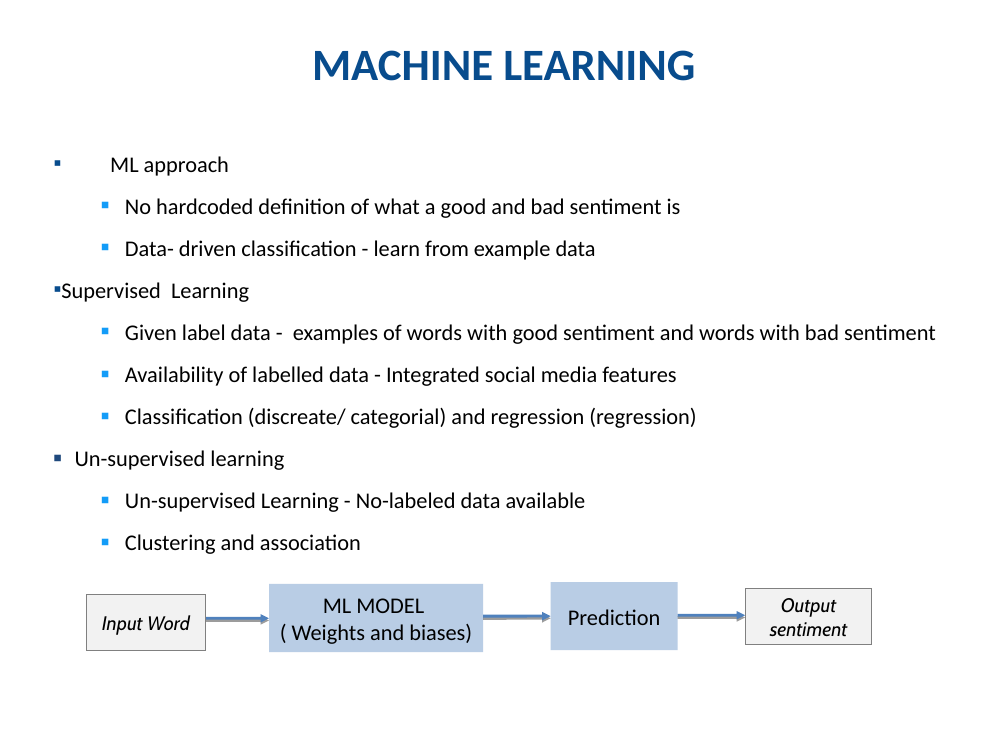
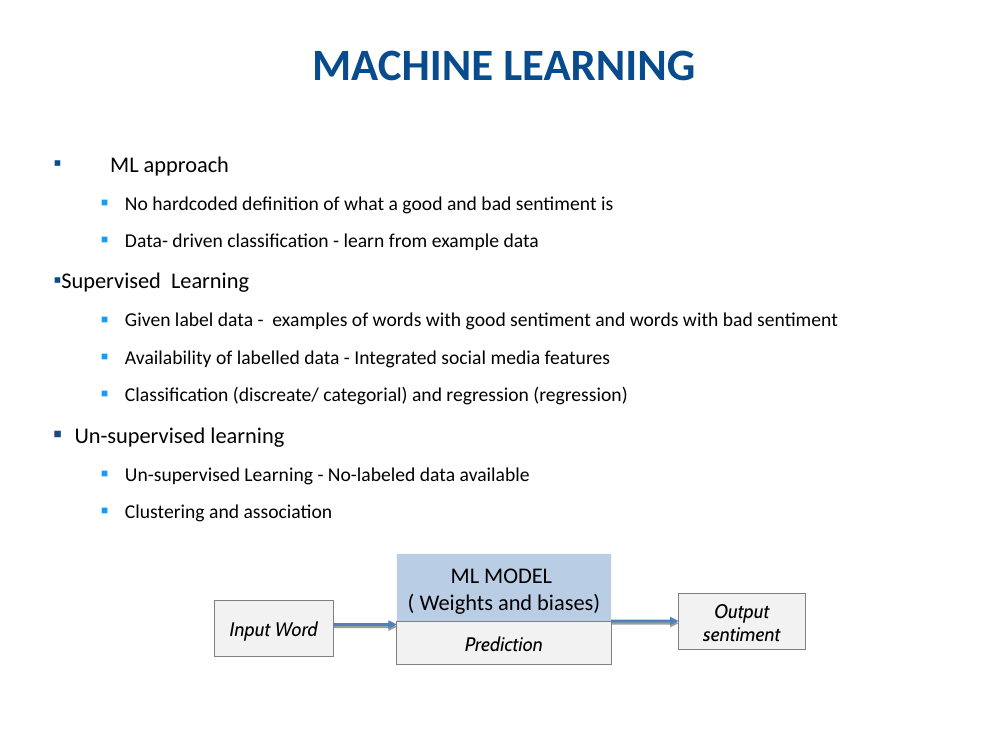
Before and after one commit to km-Poonacha/python4phd, a slide deck: slide 4 of Session 3/Python for docs - Session 3 V0.1.pptx. Drawn at 1008x756 pixels with LibreOffice and Linux fonts; fonts in the diff are those of the drawing; background and template pictures are left out. Boxes give left, top, right and bottom in pixels: in the first picture for what was removed or moved away, otherwise in the second. Text is boxed around its words. In the diff, an @@ line names an element or a change of style, - is before the commit and + after.

```diff
--- a/Session 3/Python for docs - Session 3 V0.1.pptx
+++ b/Session 3/Python for docs - Session 3 V0.1.pptx
@@ text at bbox=[125, 196, 838, 522]: size 16 to 14 pt in "No hardcoded definition of what a good ...", "Data- driven classification - learn from example ...", "Given label data - examples of words ...", "Availability of labelled data - Integrated social ..." and 3 more places @@
@@ rectangle "ML MODEL": place and size @@
-rectangle "ML MODEL" at bbox=[269, 584, 483, 652]
+rectangle "ML MODEL" at bbox=[397, 553, 611, 622]
@@ rectangle "Output sentiment": place and size @@
-rectangle "Output sentiment" at bbox=[745, 588, 872, 644]
+rectangle "Output sentiment" at bbox=[678, 594, 805, 650]
@@ rectangle "Input Word": place and size @@
-rectangle "Input Word" at bbox=[87, 595, 206, 650]
+rectangle "Input Word" at bbox=[215, 601, 334, 656]
@@ freeform shape: place and size @@
-freeform shape at bbox=[202, 618, 269, 618]
+freeform shape at bbox=[330, 625, 397, 625]
@@ rectangle "Prediction": place and size @@
-rectangle "Prediction" at bbox=[550, 583, 677, 651]
+rectangle "Prediction" at bbox=[397, 622, 611, 664]
@@ rectangle "Prediction" at bbox=[397, 622, 611, 664]: size 16 to 14 pt, font Calibri to Cabin, italic on; fill #B9CDE5 to #F2F2F2; outline none to #808080 0.75 pt @@
@@ freeform shape removed at bbox=[483, 616, 550, 616] @@
@@ freeform shape: place and size @@
-freeform shape at bbox=[677, 615, 745, 615]
+freeform shape at bbox=[611, 621, 678, 621]
```
Also in this commit, not shown: 4 other slides changed, 1 slide added.
